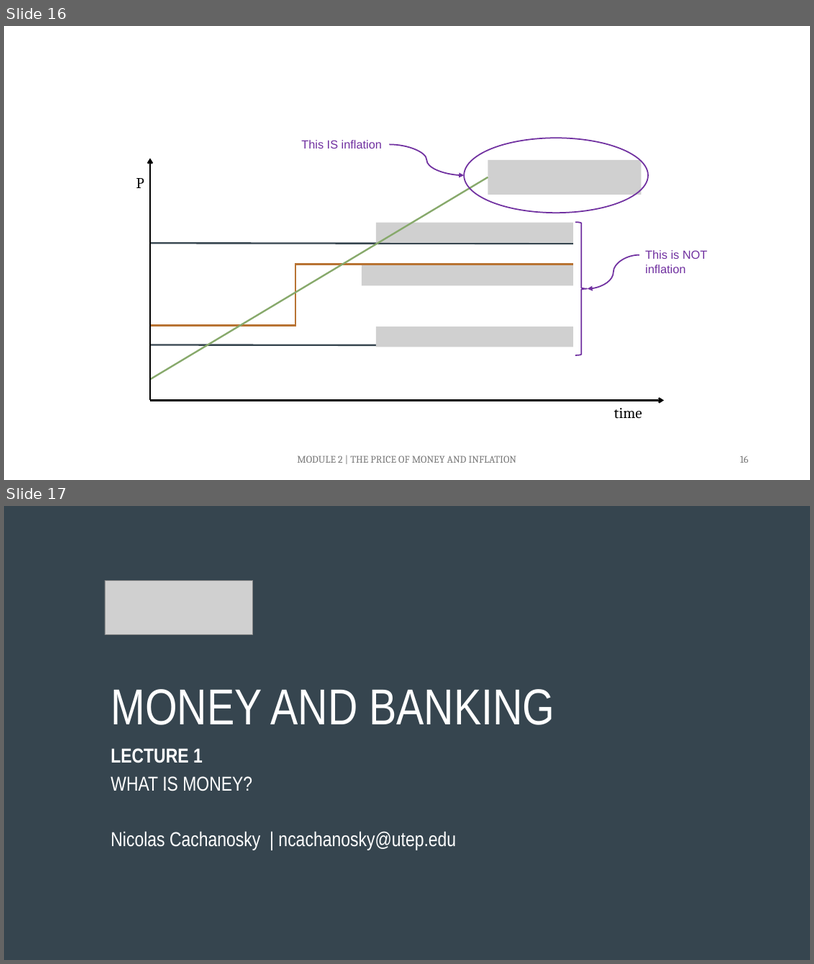
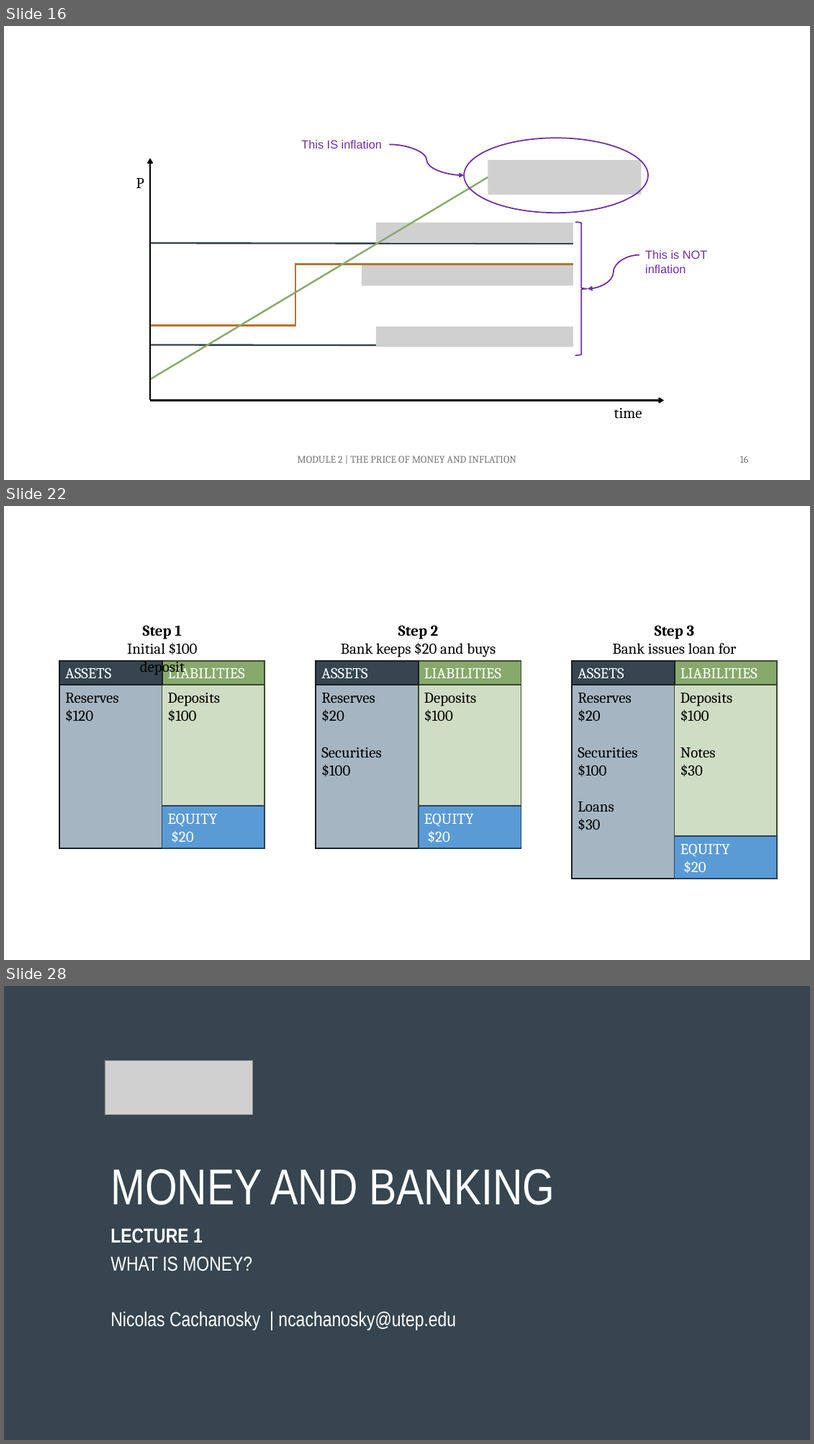
Before and after one commit to ncachanosky/ECON-3320-online, a slide deck: figures/figures.pptx. Shown one above the other, each under a label of ours: slides 16 and 17 before the commit, slides 16, 22 and 28 after it; the slides between them are not shown. The pictures are 814x964 and 814x1444 pixels, drawn with LibreOffice and Linux fonts; fonts in the diff are those of the drawing; grey boxes stand for pictures. Boxes give left, top, right and bottom in pixels: in the first picture for what was removed or moved away, otherwise in the second. Text is boxed around its words. In the diff, an @@ line names an element or a change of style, - is before the commit and + after.

```diff
--- a/figures/figures.pptx
+++ b/figures/figures.pptx
@@ slide 22 added at box(4, 506, 810, 960), background #FFFFFF @@
@@ group added at box(59, 626, 265, 849): 5 rectangles, 1 text @@
+Reserves
+$120
+Deposits
+$100
+EQUITY
+$20
+LIABILITIES
+ASSETS
+Step 1
+Initial $100 deposit
@@ group added at box(316, 625, 521, 849): 5 rectangles, 1 text @@
+Step 2
+Bank keeps $20 and buys bonds
+Reserves
+$20
+Securities
+$100
+Deposits
+$100
+EQUITY
+$20
+LIABILITIES
+ASSETS
@@ group added at box(573, 625, 778, 879): 5 rectangles, 1 text @@
+Step 3
+Bank issues loan for $30
+Reserves
+$20
+Securities
+$100
+Loans
+$30
+Deposits
+$100
+Notes
+$30
+EQUITY
+$20
+LIABILITIES
+ASSETS
@@ what was slide 17 is now slide 28 @@
```
Also in this commit, not shown: 10 other slides added, 23 other files.
